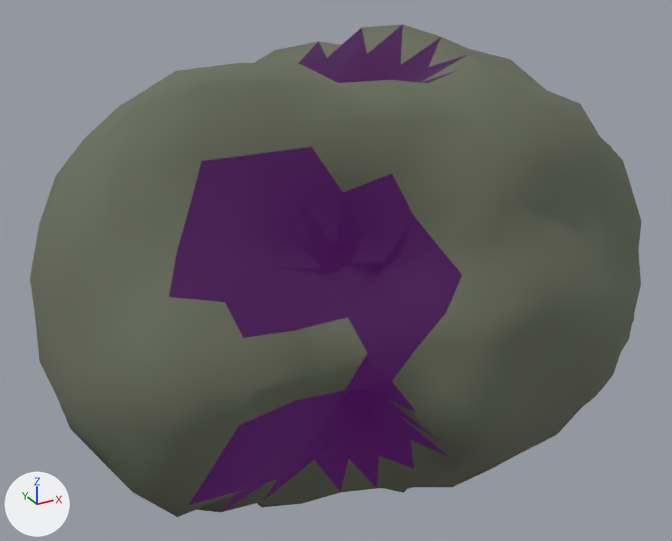
One commit to the glTF model assets/asteroids/asteroid_20.glb: the scene before it, then after it.
Rendered twice from a 50 mm lens placed at (-1.62, -2.71, 1.44), pointed at (-0.1, 0.07, 0.05). The axes (+X, +Y, +Z) are drawn at lower left. The lights are the same throughout. The older version comes first.

The older version as bpy lines, for what is in view:
```python
mat_asteroidcrater_20 = principled_material('AsteroidCrater_20')
mat_asteroidcrater_20.base_color = (0.02, 0.01, 0.02)  # black #271927
mat_asteroidcrater_20.roughness = 1.0
mat_asteroidcrater_20.emission_color = (0.042, 0.0, 0.063)  # dark purple #3a0047
mat_asteroidcrater_20.emission_strength = 1.0
me_icosphere = bpy.data.meshes.new('Icosphere')
me_icosphere.from_pydata(...)  # 642 vertices, 1280 faces; spans x -1.2..1.15, y -0.79..0.83, z -0.85..0.92
# faces by material slot: [946, 334]
me_icosphere.materials.append(mat_asteroidrock_20)  # greyish green #6a6f5c
me_icosphere.materials.append(mat_asteroidcrater_20)  # black #271927
ob_asteroid_20 = bpy.data.objects.new('Asteroid_20', me_icosphere)
ob_asteroid_20.location = (0.0, 0.0, 0.0)
```
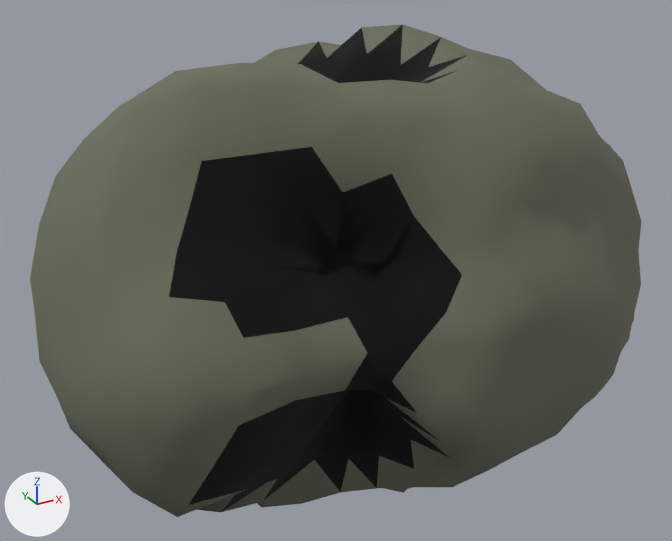
Pixel boxes (x1, y1, x2, y2) of what changed, in the pictures (672 x 541 px):
'Asteroid_20', recoloured, surface changed (darker)
    both: (166, 24, 467, 512)

Patch to the scene script:
```diff
--- a/assets/asteroids/asteroid_20.glb.py
+++ b/assets/asteroids/asteroid_20.glb.py
@@ mat_asteroidcrater_20 @@
 mat_asteroidcrater_20 = principled_material('AsteroidCrater_20')
-mat_asteroidcrater_20.base_color = (0.02, 0.01, 0.02)  # black #271927
+mat_asteroidcrater_20.base_color = (0.0, 0.0, 0.0)  # black #000000
 mat_asteroidcrater_20.roughness = 1.0
-mat_asteroidcrater_20.emission_color = (0.042, 0.0, 0.063)  # dark purple #3a0047
-mat_asteroidcrater_20.emission_strength = 1.0
```
